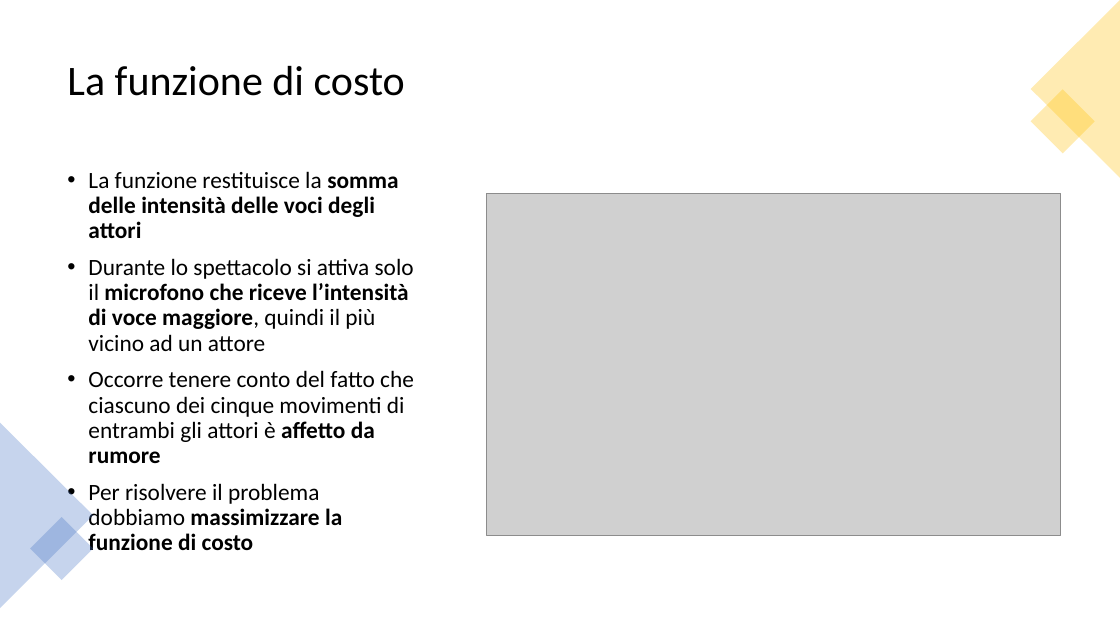
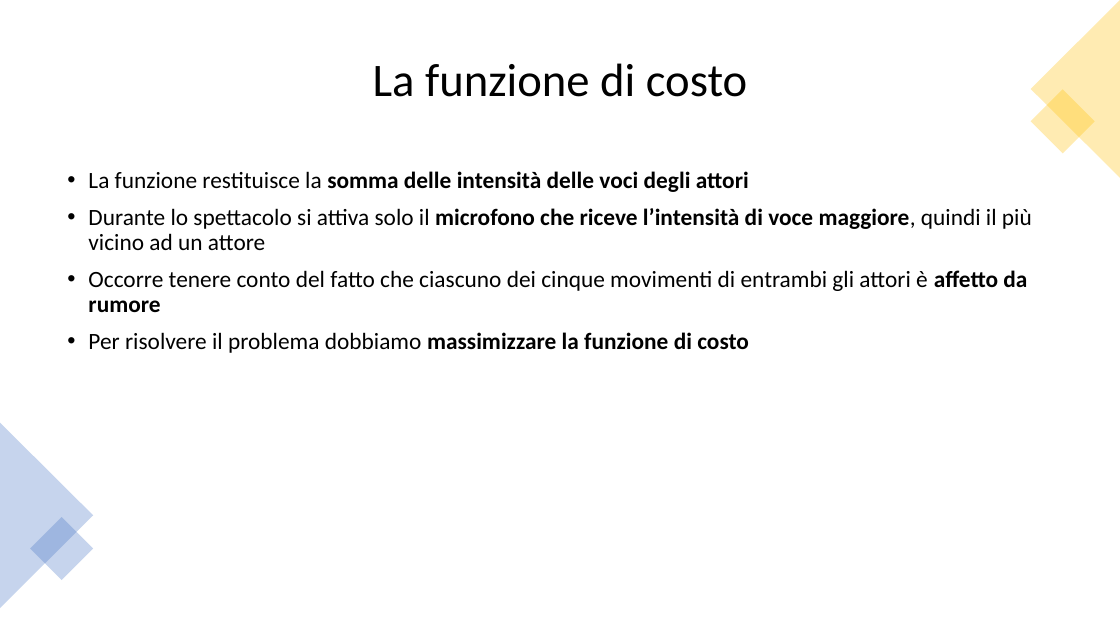
Before and after one commit to af20/mds_decision_making, a slide deck: slide 5 of R/Decision Making slides.pptx (slide 4 before the commit). Drawn at 1120x630 pixels with LibreOffice and Linux fonts; fonts in the diff are those of the drawing; grey boxes stand for pictures. Boxes give left, top, right and bottom in pixels: in the first picture for what was removed or moved away, otherwise in the second. Text is boxed around its words. In the diff, an @@ line names an element or a change of style, - is before the commit and + after.

```diff
--- a/R/Decision Making slides.pptx
+++ b/R/Decision Making slides.pptx
@@ title "La funzione di costo" at bbox=[373, 63, 747, 97]: size 36 to 40 pt; alignment left to centre @@
@@ text "La funzione restituisce la somma ..." rewrapped from bbox=[88, 171, 414, 553] to bbox=[88, 171, 1032, 353] @@
@@ picture removed at bbox=[486, 193, 1061, 535] @@
```
Also in this commit, not shown: 9 other slides changed, 1 slide added, 1 other file.
